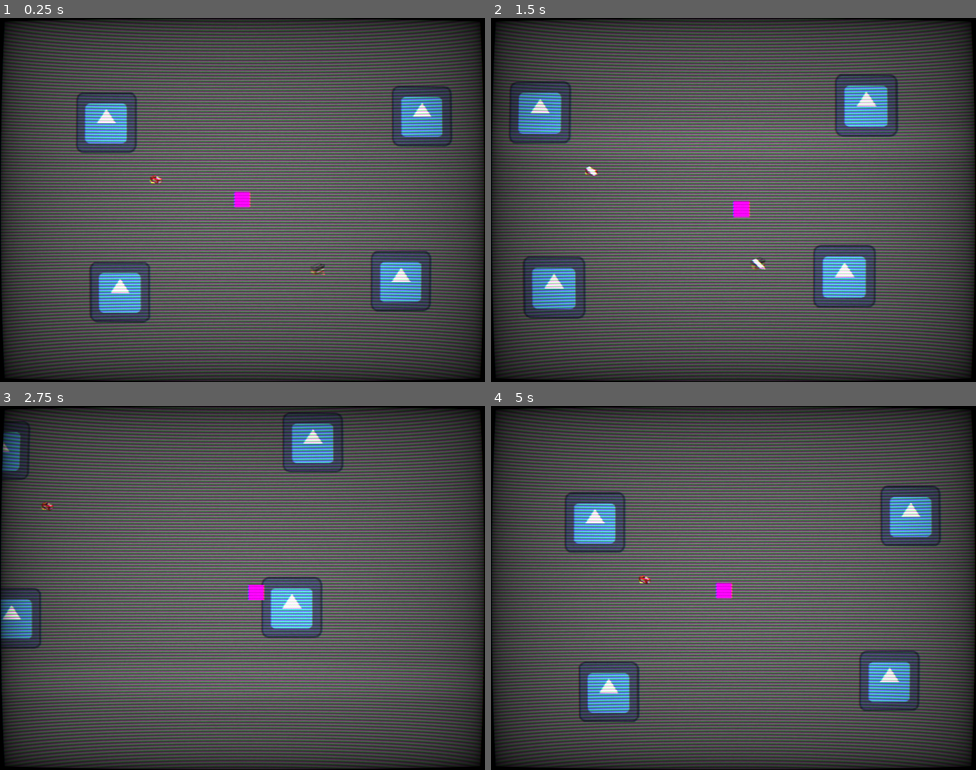
Above: before the commit, frames 1-4 (two rows, left to right).
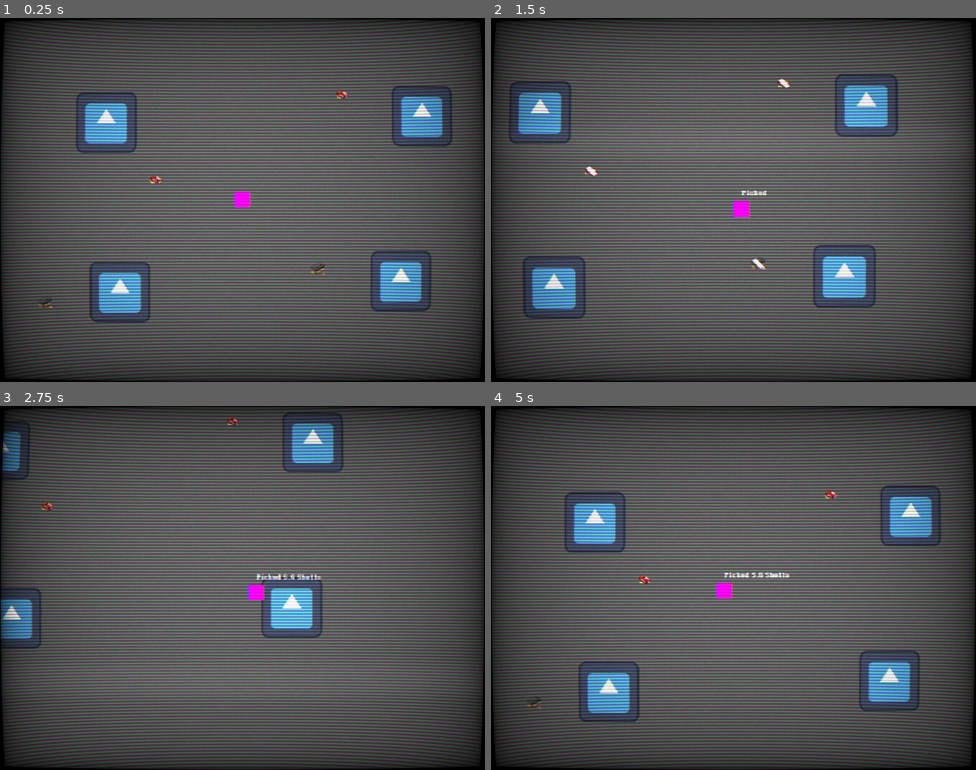
Above: after the commit, the same moments.

Repository: KevinSanchezO/pixel-resident-evil
Game: Godot game, scene res://scenes/rooms/room/room.tscn
The game is run twice, just before and just after one commit, with the same random seed, the same clock (stepped at 60 frames per second) and the same inputs. The project has no main scene, so this scene is started directly. The engine's default icon, where the game draws it, is replaced by a stand-in: a white triangle on a blue panel in a dark square.
Inputs (mouse positions are in pixels of both pictures, inside the frame that each line leads up to):
- Up to frame 1 (0.25 s): no input
- Up to frame 2 (1.5 s): tap Enter at 0.5 s; move the mouse to (840, 181) at 0.52 s; hold D (right) 0.53-1.28 s; tap Q (pick) at 0.6 s; move the mouse to (636, 218) at 1.27 s; hold S (down) from 1.28 s (still down); right-click (636, 218) at 1.35 s
- Up to frame 3 (2.75 s): tap Q (pick) at 1.55, 2.1 s; move the mouse to (291, 507) at 2.02 s; release S (down) at 2.03 s; hold D (right) from 2.03 s (still down)
- Up to frame 4 (5 s): move the mouse to (709, 660) at 2.77 s; release D (right) at 2.78 s; hold W (up) 2.78-3.53 s; tap Space (sprint) at 2.85 s; tap Q (pick) at 3.05, 3.6, 4.55 s; move the mouse to (879, 642) at 3.52 s; hold A (left) from 3.53 s (still down); move the mouse to (588, 533) at 4.27 s; right-click (588, 533) at 4.35 s

The runs differ from the first frame. In frame 1, less than 0.1% of the frame differs, in the area x 8-72%, y 19-80%; in frame 2, 0.1%; in frame 3, 0.2%; in frame 4, 0.3%, in the area x 7-72%, y 23-83%.

Commit message:
pick up item message draft

Diff:
--- a/scenes/components/inventory/inventory.gd
+++ b/scenes/components/inventory/inventory.gd
@@ -7,6 +7,7 @@
 
 const MAX_ITEM_COUNT := 6
 var item_list := []
+var last_item_picked_name:String
 
 func add_item_to_inventory(pick_up:PickUp) -> void:
 	if pick_up == null:
@@ -17,11 +18,25 @@
 		return
 
 	var item_instance = pick_up.inventory_item.instantiate()
+
 	pick_up.despawn_pick_up()
 	if item_instance is AmmunitionItem:
 		_update_ammo_item(item_instance)
 		return
 	self.add_child(item_instance)
+	last_item_picked_name = item_instance.item_name
+	inventory_modified.emit()
+
+
+func _update_ammo_item(item_instance:AmmunitionItem):
+	for i in get_child_count():
+		var child := get_child(i)
+		if child.type == item_instance.type:
+			child.current_amount += item_instance.amount
+			return
+	self.add_child(item_instance)
+	last_item_picked_name = item_instance.item_name
+	inventory_modified.emit()
 
 
 func print_inventory() -> void:
@@ -32,12 +47,3 @@
 			print(child, child.current_amount)
 		else:
 			print(child)
-
-
-func _update_ammo_item(item_instance:AmmunitionItem):
-	for i in get_child_count():
-		var child := get_child(i)
-		if child.type == item_instance.type:
-			child.current_amount += item_instance.amount
-			return
-	self.add_child(item_instance)
--- /dev/null
+++ b/scenes/components/picked_message/picked_message.gd
@@ -0,0 +1,27 @@
+extends Node2D
+class_name PickedMessage
+
+@export var inventory:Inventory
+@export var timer_value := 3.0
+
+@onready var label = $Label as Label
+@onready var timer = $Timer as Timer
+
+
+func _ready() -> void:
+	inventory.inventory_modified.connect(_show_picked_message)
+	timer.timeout.connect(_hide_picked_message)
+
+	timer.wait_time = timer_value
+	label.text = ""
+	label.visible = false
+
+
+func _show_picked_message() -> void:
+	label.text = "Picked " + inventory.last_item_picked_name
+	label.visible = true
+	timer.start()
+
+
+func _hide_picked_message() -> void:
+	label.visible = false
--- /dev/null
+++ b/scenes/components/picked_message/picked_message.tscn
@@ -0,0 +1,16 @@
+[gd_scene load_steps=3 format=3 uid="uid://cs1r8k8yiicju"]
+
+[ext_resource type="Script" path="res://scenes/components/picked_message/picked_message.gd" id="1_8rat2"]
+[ext_resource type="FontFile" uid="uid://chspw2xkjmwnd" path="res://resources/fonts/BIOSfontII.ttf" id="2_qdica"]
+
+[node name="PickedMessage" type="Node2D"]
+script = ExtResource("1_8rat2")
+
+[node name="Label" type="Label" parent="."]
+offset_right = 40.0
+offset_bottom = 23.0
+theme_override_fonts/font = ExtResource("2_qdica")
+text = "Picked H.G Bullets"
+
+[node name="Timer" type="Timer" parent="."]
+one_shot = true
--- a/scenes/game_objects/entities/player/player.tscn
+++ b/scenes/game_objects/entities/player/player.tscn
@@ -1,7 +1,8 @@
-[gd_scene load_steps=9 format=3 uid="uid://8oxowmexwkck"]
+[gd_scene load_steps=10 format=3 uid="uid://8oxowmexwkck"]
 
 [ext_resource type="PackedScene" uid="uid://dqa37mp2yp85f" path="res://scenes/game_objects/entities/entity/entity.tscn" id="1_i3of7"]
 [ext_resource type="Script" path="res://scenes/game_objects/entities/player/player.gd" id="2_mdblp"]
+[ext_resource type="PackedScene" uid="uid://cs1r8k8yiicju" path="res://scenes/components/picked_message/picked_message.tscn" id="3_ktjgo"]
 [ext_resource type="PackedScene" uid="uid://b6bror1u232yt" path="res://scenes/components/game_camera/game_camera.tscn" id="3_qtiwv"]
 [ext_resource type="PackedScene" uid="uid://b5eabwea4uhb7" path="res://scenes/components/inventory/inventory.tscn" id="4_xhyup"]
 [ext_resource type="PackedScene" uid="uid://csr3iummeravo" path="res://scenes/components/pick_up_detector/pick_up_detector.tscn" id="5_1uohd"]
@@ -34,6 +35,10 @@
 [node name="PlayerSprite" type="Sprite2D" parent="Visuals" index="0"]
 texture = SubResource("PlaceholderTexture2D_kcws6")
 
+[node name="PickedMessage" parent="Visuals" index="1" node_paths=PackedStringArray("inventory") instance=ExtResource("3_ktjgo")]
+position = Vector2(0, -40)
+inventory = NodePath("../../Inventory")
+
 [node name="GameCamera" parent="." index="5" instance=ExtResource("3_qtiwv")]
 
 [node name="PickUpDetector" parent="." index="6" instance=ExtResource("5_1uohd")]
--- a/scenes/game_objects/inventory_items/ammunition_items/ammunition_item/ammunition_item.gd
+++ b/scenes/game_objects/inventory_items/ammunition_items/ammunition_item/ammunition_item.gd
@@ -14,8 +14,3 @@
 
 func reload(value:int) -> void:
 	current_amount -= value
-
-	if current_amount <= 0:
-		discarded_item.emit()
-	else:
-		modified_item.emit()
--- a/scenes/game_objects/inventory_items/ammunition_items/pistol_ammunition_item/pistol_ammunition_item.tscn
+++ b/scenes/game_objects/inventory_items/ammunition_items/pistol_ammunition_item/pistol_ammunition_item.tscn
@@ -6,3 +6,4 @@
 [node name="PistolAmmunitionItem" instance=ExtResource("1_jwq1c")]
 amount = 12
 item_image = ExtResource("2_swk4j")
+item_name = "H.G Bullets"
--- a/scenes/game_objects/inventory_items/ammunition_items/shotgun_ammunition_item/shotgun_ammunition_item.tscn
+++ b/scenes/game_objects/inventory_items/ammunition_items/shotgun_ammunition_item/shotgun_ammunition_item.tscn
@@ -7,3 +7,4 @@
 amount = 4
 type = 1
 item_image = ExtResource("2_xuuuj")
+item_name = "S.G Shells"
--- a/scenes/game_objects/inventory_items/inventory_item/inventory_item.gd
+++ b/scenes/game_objects/inventory_items/inventory_item/inventory_item.gd
@@ -1,14 +1,5 @@
 extends Node2D
 class_name InventoryItem
 
-signal discarded_item()
-signal modified_item()
-
 @export var item_image:CompressedTexture2D
-
-func emit_discard() -> void:
-	discarded_item.emit()
-
-
-func emit_modified_item() -> void:
-	modified_item.emit()
+@export var item_name:String
--- a/scenes/rooms/room/room.tscn
+++ b/scenes/rooms/room/room.tscn
@@ -17,6 +17,22 @@
 shader_parameter/highlight_width = 10.0
 
 [sub_resource type="ShaderMaterial" id="ShaderMaterial_jnb3p"]
+resource_local_to_scene = true
+shader = ExtResource("4_ijohw")
+shader_parameter/highlight_color = Color(1, 1, 1, 1)
+shader_parameter/frequency = 0.35
+shader_parameter/highlight_speed = 3.0
+shader_parameter/highlight_width = 10.0
+
+[sub_resource type="ShaderMaterial" id="ShaderMaterial_45btx"]
+resource_local_to_scene = true
+shader = ExtResource("4_ijohw")
+shader_parameter/highlight_color = Color(1, 1, 1, 1)
+shader_parameter/frequency = 0.35
+shader_parameter/highlight_speed = 3.0
+shader_parameter/highlight_width = 10.0
+
+[sub_resource type="ShaderMaterial" id="ShaderMaterial_bh31m"]
 resource_local_to_scene = true
 shader = ExtResource("4_ijohw")
 shader_parameter/highlight_color = Color(1, 1, 1, 1)
@@ -55,3 +71,11 @@
 position = Vector2(-181, -43)
 
 [node name="Player" parent="." instance=ExtResource("1_5ydjl")]
+
+[node name="PistolAmmoPickUp" parent="." instance=ExtResource("4_sioxl")]
+material = SubResource("ShaderMaterial_45btx")
+position = Vector2(211, -222)
+
+[node name="ShotgunAmmoPickUp" parent="." instance=ExtResource("5_utce4")]
+material = SubResource("ShaderMaterial_bh31m")
+position = Vector2(-418, 217)
Binary file added: resources/fonts/BIOSfontII.ttf
Not shown, added: resources/fonts/BIOSfontII.ttf.import
Not shown: 1 places in scenes/rooms/room/room.tscn that only renumber resources
